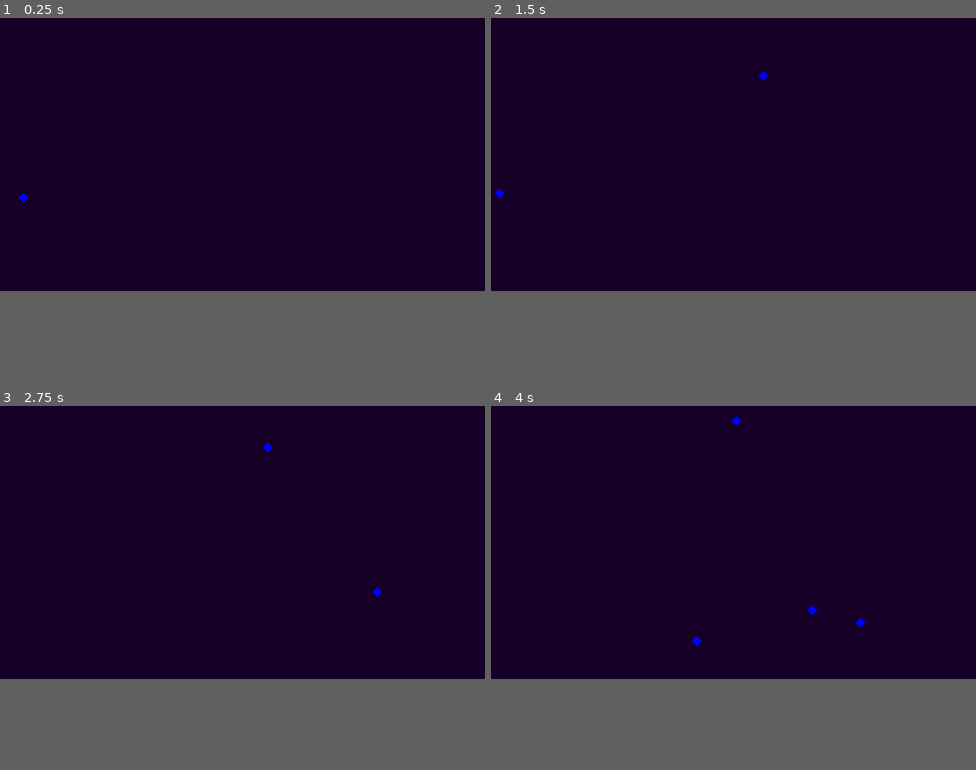
Above: before the commit, frames 1-4 (two rows, left to right).
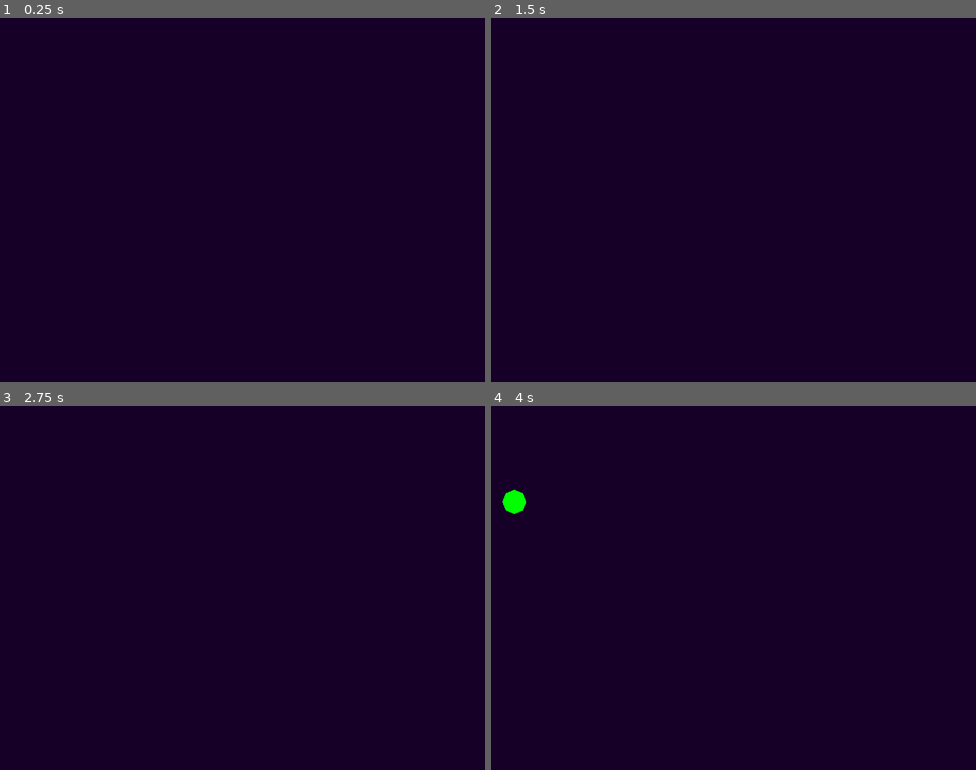
Above: after the commit, the same moments.

Repository: emilasheras/synth-mobs
Game: Godot game, scene res://PoYoGi.tscn
The game is run twice, just before and just after one commit, with the same random seed, the same clock (stepped at 60 frames per second) and the same inputs.
Inputs:
- Up to frame 1 (0.25 s): no input
- Up to frame 2 (1.5 s): tap Enter at 0.5 s
- Up to frame 3 (2.75 s): tap Space at 2 s
- Up to frame 4 (4 s): tap Enter at 2.75 s; tap Space at 3.5 s
In our replay, the window is 800x450 before the commit and 800x600 after it. These sizes can differ from the game's own. Grey fills any space a smaller window leaves; there, only what the larger window draws over its background counts as a difference.

The runs differ from the first frame. In frame 1, less than 0.1% of the frame differs, in the area x 3-6%, y 48-51%; in frame 2, less than 0.1%; in frame 3, less than 0.1%; in frame 4, 0.4%, in the area x 2-78%, y 2-66%.

Commit message:
added a mob manager entity for spawning creatures.

Diff:
--- a/Creatures/Po.tscn
+++ /dev/null
@@ -1,47 +0,0 @@
-[gd_scene load_steps=2 format=3 uid="uid://do7awi54ko7in"]
-
-[sub_resource type="GDScript" id="GDScript_8oh6a"]
-script/source = "extends RigidBody2D
-
-# Variables to control speed and direction
-var speed = 100 # Speed of the creature
-var random_direction = Vector2.ZERO
-
-func _ready():
-	randomize() # Ensure random generator is initialized
-	randomize_direction()
-	print(\"ready finished\")
-
-func _process(delta):
-	# Update position
-	position += random_direction * speed * delta
-	# Keep within camera bounds
-	keep_within_camera_bounds()
-
-func randomize_direction():
-	# Generate a new random direction
-	random_direction = Vector2(randf_range(-1.0, 1.0), randf_range(-1.0, 1.0)).normalized()
-
-func keep_within_camera_bounds():
-	var camera = get_viewport().get_camera2d()
-	var screen_rect = camera.get_visible_rect().size
-
-	# Manually clamp the position vector to the camera bounds
-	var clamped_x = clamp(position.x, 0, screen_rect.width)
-	var clamped_y = clamp(position.y, 0, screen_rect.height)
-	position = Vector2(clamped_x, clamped_y)
-
-	# Randomize direction if hitting the boundary
-	if position.x == clamped_x or position.y == clamped_y:
-		randomize_direction()
-"
-
-[node name="Mob" type="RigidBody2D"]
-gravity_scale = 0.0
-script = SubResource("GDScript_8oh6a")
-
-[node name="Polygon2D" type="Polygon2D" parent="."]
-position = Vector2(-14, 4.76837e-07)
-rotation = 0.785398
-color = Color(0.853335, 0.449759, 0.268747, 1)
-polygon = PackedVector2Array(20, 0, 0, 0, 0, -20, 20, -20)
--- a/Creatures/Yo.tscn
+++ /dev/null
@@ -1,9 +0,0 @@
-[gd_scene format=3 uid="uid://wgxn1aiockpe"]
-
-[node name="Mob" type="RigidBody2D"]
-gravity_scale = 0.0
-
-[node name="Polygon2D" type="Polygon2D" parent="."]
-position = Vector2(-10, 10)
-color = Color(1, 0.221916, 0.461522, 1)
-polygon = PackedVector2Array(20, 0, 0, 0, 0, -20, 20, -20)
--- a/Environments/Game1Space.gd
+++ b/Environments/Game1Space.gd
@@ -1,30 +1,6 @@
 extends Node2D
-
-var poMobModel = preload("res://Modules/MobModule/Models/Po.tscn")
-var yoMobModel = preload("res://Modules/MobModule/Models/Yo.tscn")
 
 func _ready():
 	#testCreature(poMobModel)
-	spawn_creatures(5)
-
-#func testCreature(mobModel):
-	#print("Type of poMobModel:", typeof(poMobModel), poMobModel)
-	#print("Testing get_state: ", poMobModel.get_state())
-
-func spawnMobAt(mobModel, coordinates):
-	var mobInstance = mobModel.instantiate()
-	add_child(mobInstance)
-	mobInstance.position = Vector2(coordinates[0], coordinates[1])
-
-func spawn_creatures(amount: int):
-	# This function spawns `amount` creatures, with a 1-second gap between each
 	var viewport = get_viewport_rect()
-	print("max X: X({x}) and Y({y})".format({"x":viewport.size.x,"y":viewport.size.y}))
-	for i in range(amount):
-		var posX = randf_range(0, viewport.size.x)
-		var posY = randf_range(0, viewport.size.y)
-		print("Spawned at: X({x}) and Y({y})".format({"x":posX,"y":posY}))
-		spawnMobAt(poMobModel, [posX, posY])
-
-		# Wait for 1 second before continuing the loop
-		await get_tree().create_timer(1.0).timeout
+	MobManager.spawnCreatures(15, self, [viewport.size.x, viewport.size.y])
--- a/Modules/MobModule/Models/MobBaseModel.gd
+++ b/Modules/MobModule/Models/MobBaseModel.gd
@@ -8,6 +8,7 @@
 
 func _ready():
 	randomize()  # Ensures that the random generator seed is unique
+	apply_random_velocity()
 
 func _physics_process(delta):
 	timer += delta
--- /dev/null
+++ b/Modules/MobModule/Models/MobManager.gd
@@ -0,0 +1,39 @@
+extends Node
+
+var mobScenes = {
+	"mob_po": preload("res://Modules/MobModule/Models/Po.tscn"),
+	"mob_yo": preload("res://Modules/MobModule/Models/Yo.tscn")
+}
+
+# Preload mob scenes
+func _ready():
+	pass
+
+func getMobInstance(mobName: String) -> Node:
+	if mobScenes.has(mobName):
+		print(mobScenes[mobName])
+		return mobScenes[mobName].instantiate()
+	else:
+		print("MobManager: No mob found with name ", mobName)
+		return null
+
+#func testCreature(mobModel):
+	#print("Type of poMobModel:", typeof(poMobModel), poMobModel)
+	#print("Testing get_state: ", poMobModel.get_state())
+
+func spawnMobAt(mobName, scene: Node2D, coordinates):
+	var mobInstance = getMobInstance(mobName)
+	scene.add_child(mobInstance) # todo: now how do i attach it?
+	mobInstance.position = Vector2(coordinates[0], coordinates[1])
+
+func spawnCreatures(amount: int, scene: Node2D, coordinatesMaximum):
+	# This function spawns `amount` creatures, with a 1-second gap between each
+	print("max X: X({x}) and Y({y})".format({"x": coordinatesMaximum[0], "y": coordinatesMaximum[1]}))
+	for i in range(amount):
+		var posX = randf_range(0, coordinatesMaximum[0])
+		var posY = randf_range(0, coordinatesMaximum[1])
+		spawnMobAt("mob_yo", scene, [posX, posY])
+		print("Spawned at: X({x}) and Y({y})".format({"x": posX, "y": posY}))
+
+		# Wait for 1 second before continuing the loop
+		await get_tree().create_timer(1.0).timeout
--- a/project.godot
+++ b/project.godot
@@ -15,12 +15,16 @@
 config/features=PackedStringArray("4.2", "GL Compatibility")
 config/icon="res://icon.svg"
 
+[autoload]
+
+MobManager="*res://Modules/MobModule/Models/MobManager.gd"
+
 [display]
 
-window/size/viewport_width=1920
-window/size/viewport_height=1080
-window/size/mode=3
+window/size/viewport_width=800
+window/size/viewport_height=600
 window/size/initial_position_type=2
+window/size/initial_screen=2
 window/stretch/mode="viewport"
 
 [rendering]
